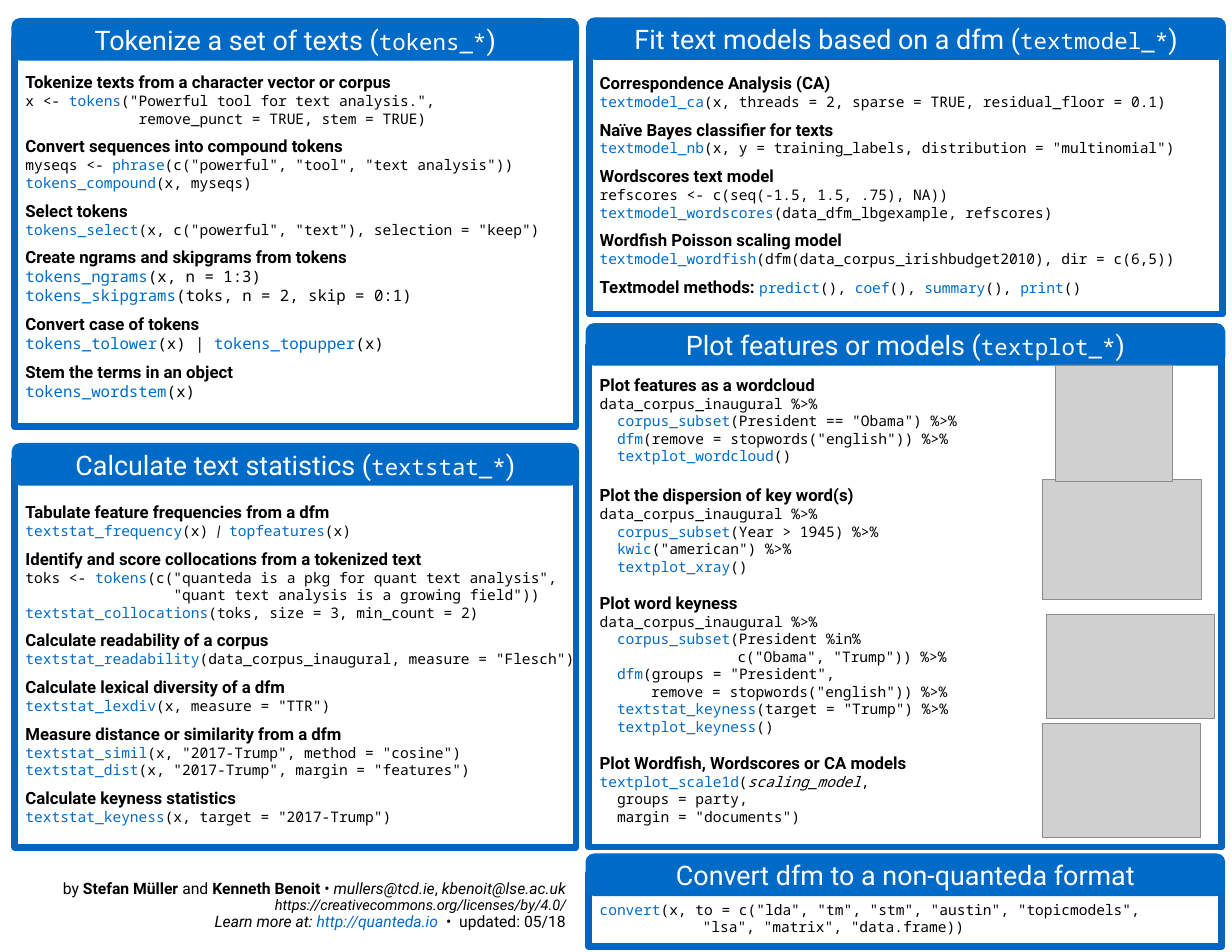
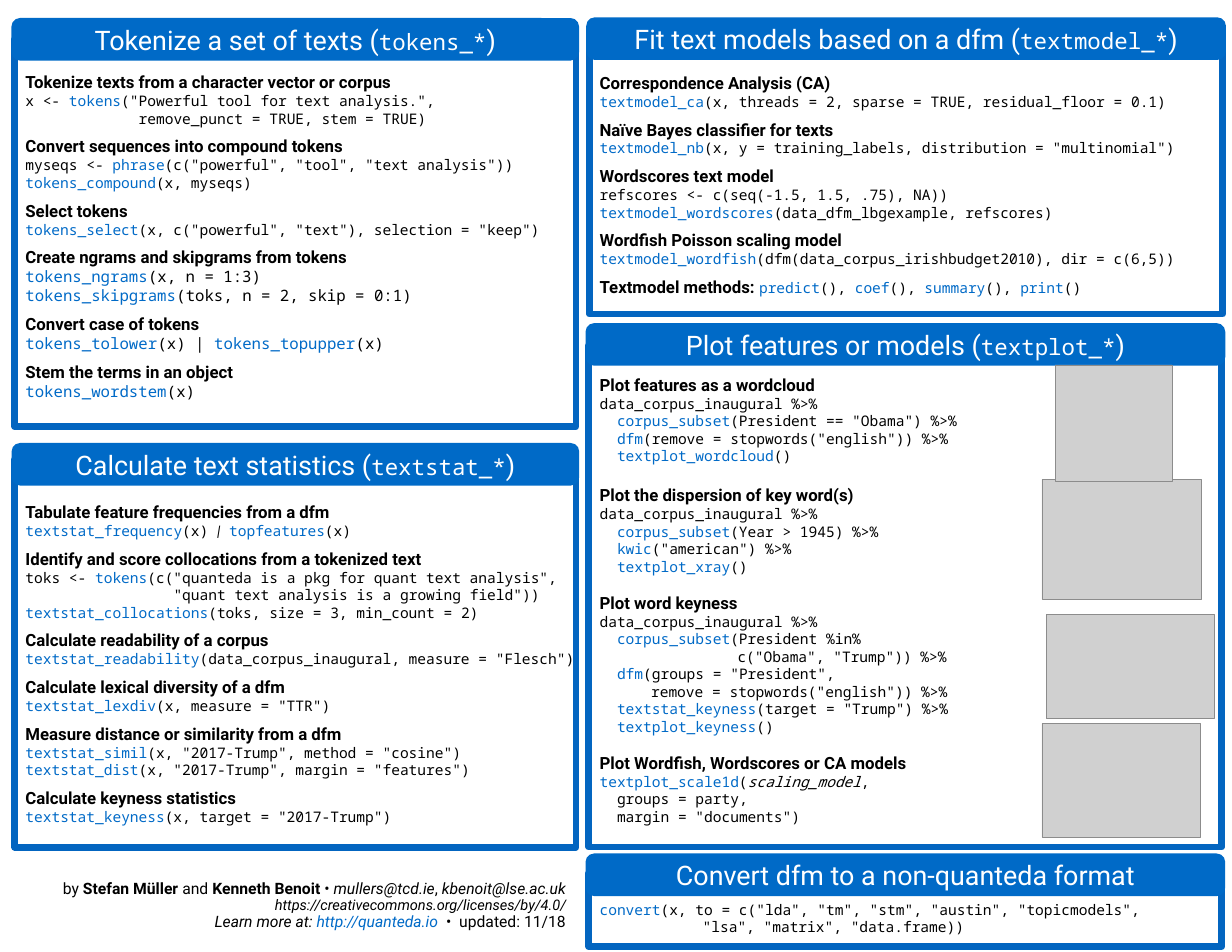
Before and after one commit to rstudio/cheatsheets, a slide deck: slide 2 of powerpoints/quanteda.pptx. Drawn at 1232x952 pixels with LibreOffice and Linux fonts; fonts in the diff are those of the drawing; grey boxes stand for pictures. Boxes give left, top, right and bottom in pixels: in the first picture for what was removed or moved away, otherwise in the second. Text is boxed around its words. In the diff, an @@ line names an element or a change of style, - is before the commit and + after.

```diff
--- a/powerpoints/quanteda.pptx
+++ b/powerpoints/quanteda.pptx
@@ text at <box>215,915,566,931</box>: text changed @@
-Learn more at: http://quanteda.io • updated: 05/18
+Learn more at: http://quanteda.io • updated: 11/18
```
Also in this commit, not shown: 1 other slide changed.
